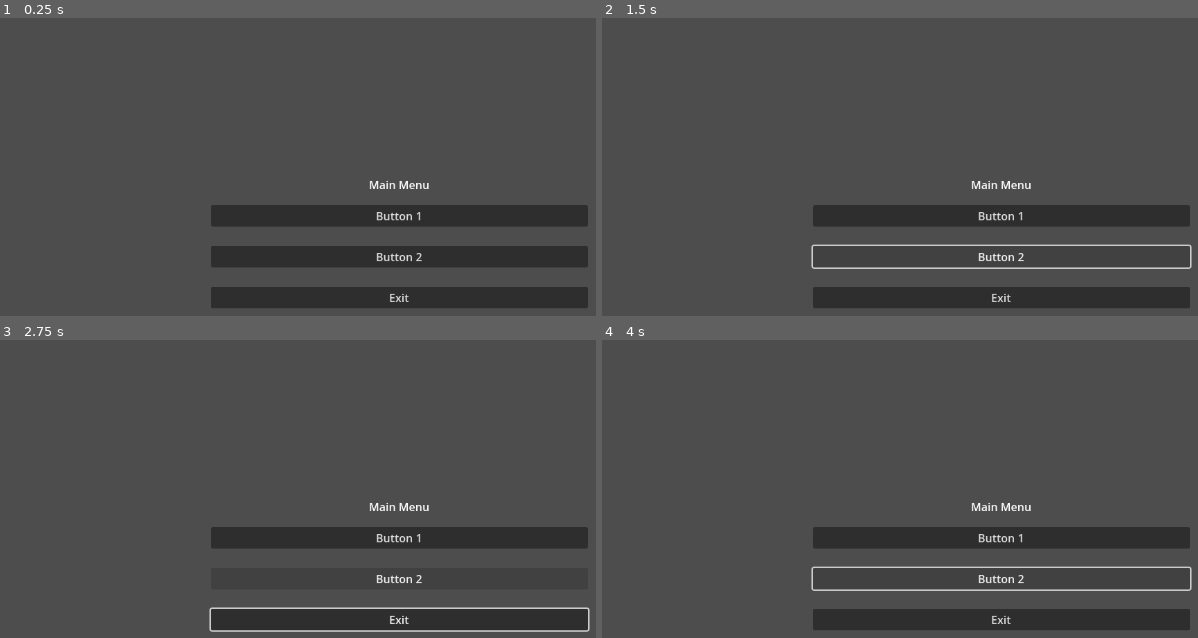
Above: before the commit, frames 1-4 (two rows, left to right).
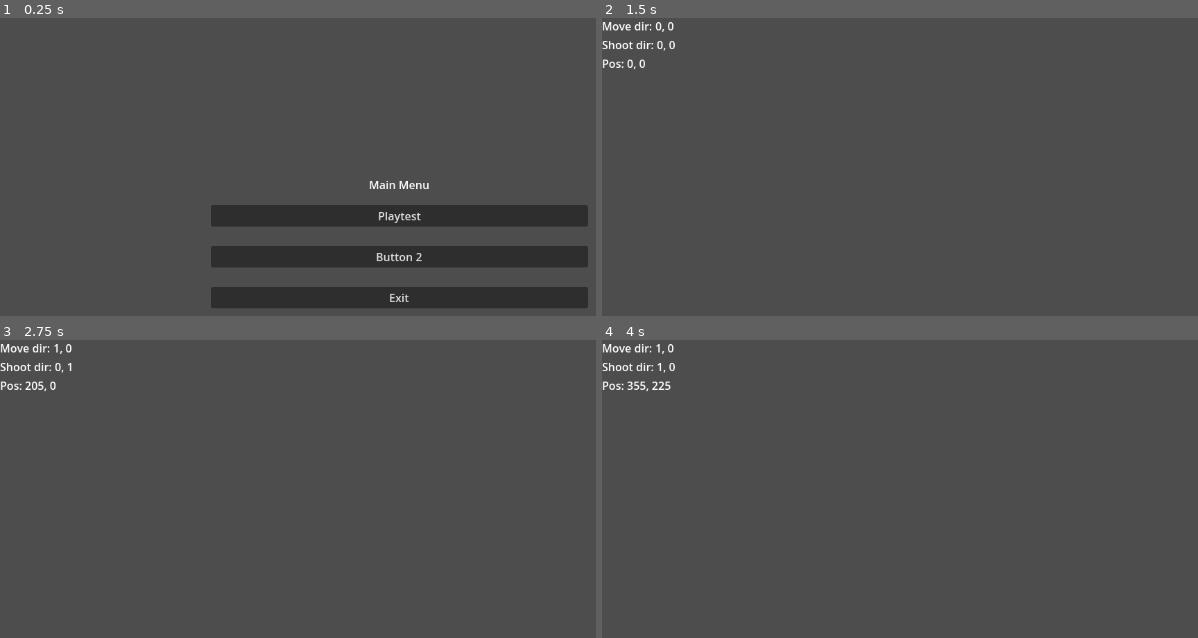
Above: after the commit, the same moments.

Repository: cass-n-roll/bullet-hell-jam
Game: Godot game, scene res://Scenes/main_menu.tscn
Two runs of this game, one before a commit and one after it. Both use one fixed random seed, a clock stepped at 60 frames per second and the inputs below.
Inputs (mouse positions are in pixels of both pictures, inside the frame that each line leads up to):
- Up to frame 1 (0.25 s): no input
- Up to frame 2 (1.5 s): click "Button 1" (after the commit: "Playtest") at 0.5 s; click (1001, 256) at 1.25 s, where only the run before the commit has a clickable "Button 2"
- Up to frame 3 (2.75 s): tap Enter at 2 s; hold D (right, bound only after the commit) from 2.03 s (still down); hold Down (aim_down, bound only after the commit) from 2.03 s (still down); tap Left (aim_left, bound only after the commit) at 2.3 s
- Up to frame 4 (4 s): release D (right, bound only after the commit) at 2.78 s; release Down (aim_down, bound only after the commit) at 2.78 s; hold S (down, bound only after the commit) 2.78-3.53 s; tap Left (aim_left, bound only after the commit) at 2.85 s; tap Right (aim_right, bound only after the commit) at 3.05 s; hold D (right, bound only after the commit) from 3.53 s (still down); hold Right (aim_right, bound only after the commit) from 3.53 s (still down); tap Up (aim_up, bound only after the commit) at 3.8 s

The runs differ from the first frame. In frame 1, 0.1% of the frame differs, in the area x 63-71%, y 65-69%; in frame 2, 10%; in frame 3, 10%; in frame 4, 10%, in the area x 0-99%, y 1-98%.

Commit message:
Basic twin-stick controls

Diff:
--- /dev/null
+++ b/Scenes/level.tscn
@@ -0,0 +1,7 @@
+[gd_scene load_steps=2 format=3 uid="uid://d14t5wrlm35m6"]
+
+[ext_resource type="PackedScene" uid="uid://t7yoldtkw10t" path="res://Scenes/player.tscn" id="1_k83eq"]
+
+[node name="Node2D" type="Node2D"]
+
+[node name="Player" parent="." instance=ExtResource("1_k83eq")]
--- a/Scenes/main_menu.gd
+++ b/Scenes/main_menu.gd
@@ -8,7 +8,7 @@
 	$Control/HBoxContainer/VBoxContainer/Exit.button_down.connect(exit)
 
 func button_1():
-	print("Button 1 :D")
+	get_tree().change_scene_to_file("res://Scenes/level.tscn")
 
 func button_2():
 	print("Button 2 :'(")
--- a/Scenes/main_menu.tscn
+++ b/Scenes/main_menu.tscn
@@ -37,7 +37,7 @@
 
 [node name="Button" type="Button" parent="Control/HBoxContainer/VBoxContainer"]
 layout_mode = 2
-text = "Button 1"
+text = "Playtest"
 
 [node name="Container4" type="Container" parent="Control/HBoxContainer/VBoxContainer"]
 custom_minimum_size = Vector2(0, 20)
--- /dev/null
+++ b/Scenes/player.gd
@@ -0,0 +1,62 @@
+extends CharacterBody2D
+
+
+const SPEED = 300.0
+const JOYSTICK_MOVE_THRESHOLD = 0.1
+const JOYSTICK_SHOOT_THRESHOLD = 0.15
+const JOYSTICK_SHOOT_MIN_LENGTH = 0.6
+
+var move_dir : Vector2 = Vector2(0, 0)
+var shoot_dir : Vector2 = Vector2(0, 0)
+
+func dbg_vec(vec):
+	return str(floorf(vec.x * 100)/100.0) + ", " + str(floorf(vec.y * 100)/100.0)
+
+func _physics_process(delta):
+	$Debug/VBoxContainer/HBoxContainer/MoveDir.text = dbg_vec(move_dir)
+	$Debug/VBoxContainer/HBoxContainer2/ShootDir.text = dbg_vec(shoot_dir)
+	$Debug/VBoxContainer/HBoxContainer3/Pos.text = dbg_vec(position)
+
+	rotation = Vector2(-shoot_dir.y, shoot_dir.x).angle()
+	velocity = move_dir * SPEED;
+
+	move_and_slide()
+
+
+func joy_axis_move(value):
+	if abs(value) < JOYSTICK_MOVE_THRESHOLD: return 0.0
+	return value
+
+func joy_axis_shoot(value, original):
+	if abs(value) < JOYSTICK_SHOOT_THRESHOLD:
+		if shoot_dir.length() > JOYSTICK_SHOOT_MIN_LENGTH: return 0.0
+		else: return original
+	return value
+
+func _input(event):
+	if event is InputEventJoypadMotion:
+		if event.axis == JOY_AXIS_LEFT_X: move_dir.x = joy_axis_move(event.axis_value)
+		elif event.axis == JOY_AXIS_LEFT_Y: move_dir.y = joy_axis_move(event.axis_value)
+		elif event.axis == JOY_AXIS_RIGHT_X: shoot_dir.x = joy_axis_shoot(event.axis_value, shoot_dir.x)
+		elif event.axis == JOY_AXIS_RIGHT_Y: shoot_dir.y = joy_axis_shoot(event.axis_value, shoot_dir.y)
+	else:
+		if event.is_action_pressed("left"): move_dir.x -= 1
+		if event.is_action_released("left"): move_dir.x += 1
+		if event.is_action_pressed("right"): move_dir.x += 1
+		if event.is_action_released("right"): move_dir.x -= 1
+
+		if event.is_action_pressed("up"): move_dir.y -= 1
+		if event.is_action_released("up"): move_dir.y += 1
+		if event.is_action_pressed("down"): move_dir.y += 1
+		if event.is_action_released("down"): move_dir.y -= 1
+
+
+		if event.is_action_pressed("aim_left"): shoot_dir.x -= 1
+		if event.is_action_released("aim_left"): shoot_dir.x += 1
+		if event.is_action_pressed("aim_right"): shoot_dir.x += 1
+		if event.is_action_released("aim_right"): shoot_dir.x -= 1
+
+		if event.is_action_pressed("aim_up"): shoot_dir.y -= 1
+		if event.is_action_released("aim_up"): shoot_dir.y += 1
+		if event.is_action_pressed("aim_down"): shoot_dir.y += 1
+		if event.is_action_released("aim_down"): shoot_dir.y -= 1
--- /dev/null
+++ b/Scenes/player.tscn
@@ -0,0 +1,50 @@
+[gd_scene load_steps=3 format=3 uid="uid://t7yoldtkw10t"]
+
+[ext_resource type="Script" path="res://Scenes/player.gd" id="1_u5v6f"]
+
+[sub_resource type="RectangleShape2D" id="RectangleShape2D_8fvhr"]
+
+[node name="Player" type="CharacterBody2D"]
+script = ExtResource("1_u5v6f")
+
+[node name="CollisionShape2D" type="CollisionShape2D" parent="."]
+shape = SubResource("RectangleShape2D_8fvhr")
+
+[node name="up" type="RayCast2D" parent="."]
+target_position = Vector2(0, -30)
+
+[node name="Debug" type="CanvasLayer" parent="."]
+
+[node name="VBoxContainer" type="VBoxContainer" parent="Debug"]
+offset_right = 40.0
+offset_bottom = 40.0
+
+[node name="HBoxContainer" type="HBoxContainer" parent="Debug/VBoxContainer"]
+layout_mode = 2
+
+[node name="Label" type="Label" parent="Debug/VBoxContainer/HBoxContainer"]
+layout_mode = 2
+text = "Move dir:"
+
+[node name="MoveDir" type="Label" parent="Debug/VBoxContainer/HBoxContainer"]
+layout_mode = 2
+
+[node name="HBoxContainer2" type="HBoxContainer" parent="Debug/VBoxContainer"]
+layout_mode = 2
+
+[node name="Label" type="Label" parent="Debug/VBoxContainer/HBoxContainer2"]
+layout_mode = 2
+text = "Shoot dir:"
+
+[node name="ShootDir" type="Label" parent="Debug/VBoxContainer/HBoxContainer2"]
+layout_mode = 2
+
+[node name="HBoxContainer3" type="HBoxContainer" parent="Debug/VBoxContainer"]
+layout_mode = 2
+
+[node name="Label" type="Label" parent="Debug/VBoxContainer/HBoxContainer3"]
+layout_mode = 2
+text = "Pos:"
+
+[node name="Pos" type="Label" parent="Debug/VBoxContainer/HBoxContainer3"]
+layout_mode = 2
--- a/project.godot
+++ b/project.godot
@@ -14,3 +14,46 @@
 run/main_scene="res://Scenes/main_menu.tscn"
 config/features=PackedStringArray("4.0", "Forward Plus")
 config/icon="res://icon.svg"
+
+[input]
+
+left={
+"deadzone": 0.5,
+"events": [Object(InputEventKey,"resource_local_to_scene":false,"resource_name":"","device":-1,"window_id":0,"alt_pressed":false,"shift_pressed":false,"ctrl_pressed":false,"meta_pressed":false,"pressed":false,"keycode":0,"physical_keycode":65,"key_label":0,"unicode":113,"echo":false,"script":null)
+]
+}
+right={
+"deadzone": 0.5,
+"events": [Object(InputEventKey,"resource_local_to_scene":false,"resource_name":"","device":-1,"window_id":0,"alt_pressed":false,"shift_pressed":false,"ctrl_pressed":false,"meta_pressed":false,"pressed":false,"keycode":0,"physical_keycode":68,"key_label":0,"unicode":100,"echo":false,"script":null)
+]
+}
+up={
+"deadzone": 0.5,
+"events": [Object(InputEventKey,"resource_local_to_scene":false,"resource_name":"","device":-1,"window_id":0,"alt_pressed":false,"shift_pressed":false,"ctrl_pressed":false,"meta_pressed":false,"pressed":false,"keycode":0,"physical_keycode":87,"key_label":0,"unicode":122,"echo":false,"script":null)
+]
+}
+down={
+"deadzone": 0.5,
+"events": [Object(InputEventKey,"resource_local_to_scene":false,"resource_name":"","device":-1,"window_id":0,"alt_pressed":false,"shift_pressed":false,"ctrl_pressed":false,"meta_pressed":false,"pressed":false,"keycode":0,"physical_keycode":83,"key_label":0,"unicode":115,"echo":false,"script":null)
+]
+}
+aim_left={
+"deadzone": 0.5,
+"events": [Object(InputEventKey,"resource_local_to_scene":false,"resource_name":"","device":-1,"window_id":0,"alt_pressed":false,"shift_pressed":false,"ctrl_pressed":false,"meta_pressed":false,"pressed":false,"keycode":0,"physical_keycode":4194319,"key_label":0,"unicode":0,"echo":false,"script":null)
+]
+}
+aim_right={
+"deadzone": 0.5,
+"events": [Object(InputEventKey,"resource_local_to_scene":false,"resource_name":"","device":-1,"window_id":0,"alt_pressed":false,"shift_pressed":false,"ctrl_pressed":false,"meta_pressed":false,"pressed":false,"keycode":0,"physical_keycode":4194321,"key_label":0,"unicode":0,"echo":false,"script":null)
+]
+}
+aim_up={
+"deadzone": 0.5,
+"events": [Object(InputEventKey,"resource_local_to_scene":false,"resource_name":"","device":-1,"window_id":0,"alt_pressed":false,"shift_pressed":false,"ctrl_pressed":false,"meta_pressed":false,"pressed":false,"keycode":0,"physical_keycode":4194320,"key_label":0,"unicode":0,"echo":false,"script":null)
+]
+}
+aim_down={
+"deadzone": 0.5,
+"events": [Object(InputEventKey,"resource_local_to_scene":false,"resource_name":"","device":-1,"window_id":0,"alt_pressed":false,"shift_pressed":false,"ctrl_pressed":false,"meta_pressed":false,"pressed":false,"keycode":0,"physical_keycode":4194322,"key_label":0,"unicode":0,"echo":false,"script":null)
+]
+}
